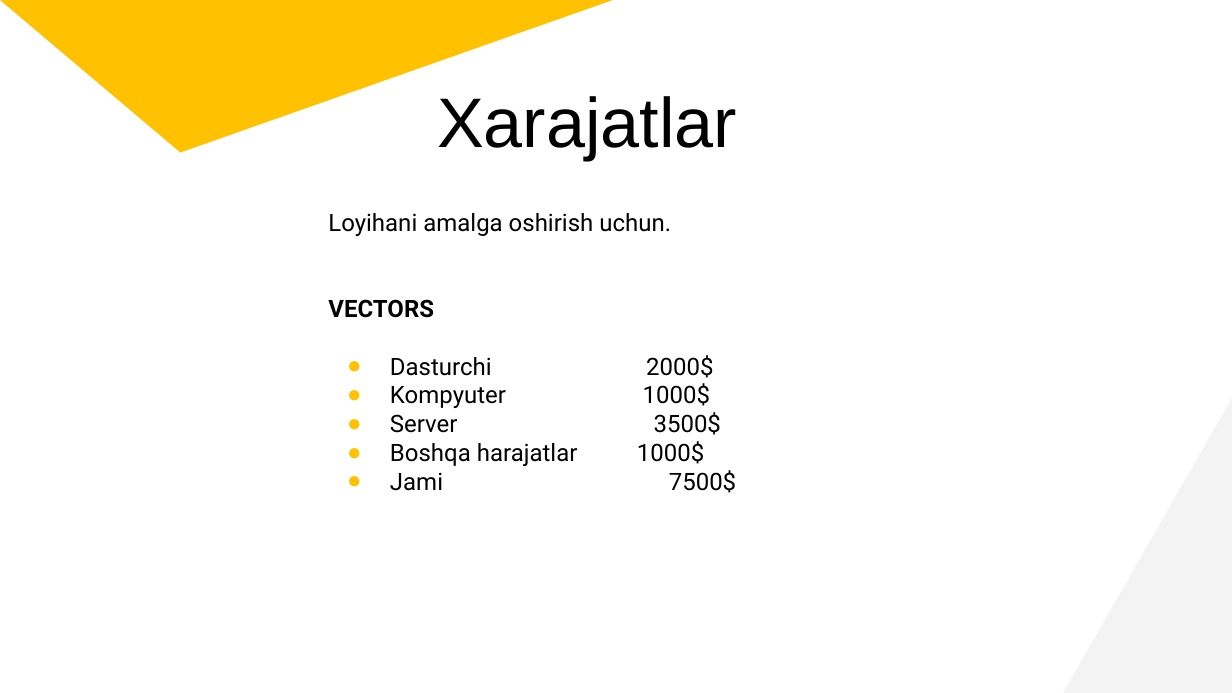
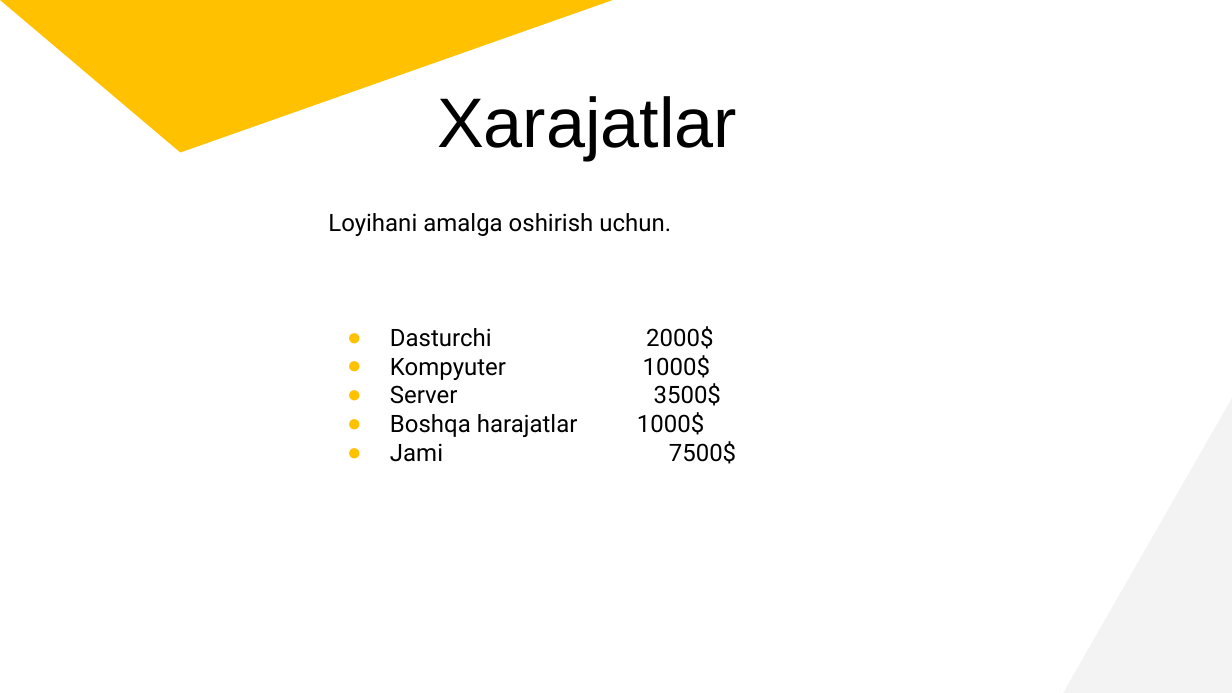
Before and after one commit to uzxteam/theROL, a slide deck: slide 10 of TheRuleofLaw.pptx. Drawn at 1232x693 pixels with LibreOffice and Linux fonts; fonts in the diff are those of the drawing. Boxes give left, top, right and bottom in pixels: in the first picture for what was removed or moved away, otherwise in the second. Text is boxed around its words. In the diff, an @@ line names an element or a change of style, - is before the commit and + after.

```diff
--- a/TheRuleofLaw.pptx
+++ b/TheRuleofLaw.pptx
@@ text at box(328, 299, 434, 318): paragraph removed @@
-VECTORS
```
Also in this commit, not shown: 1 other slide changed.
